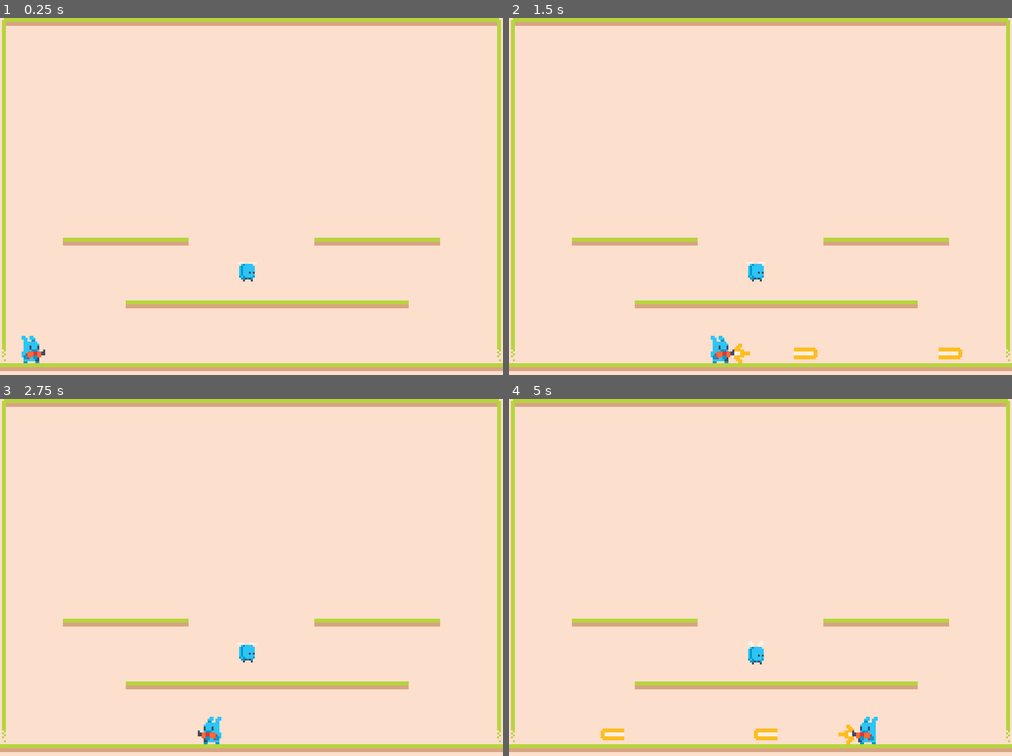
Above: before the commit, frames 1-4 (two rows, left to right).
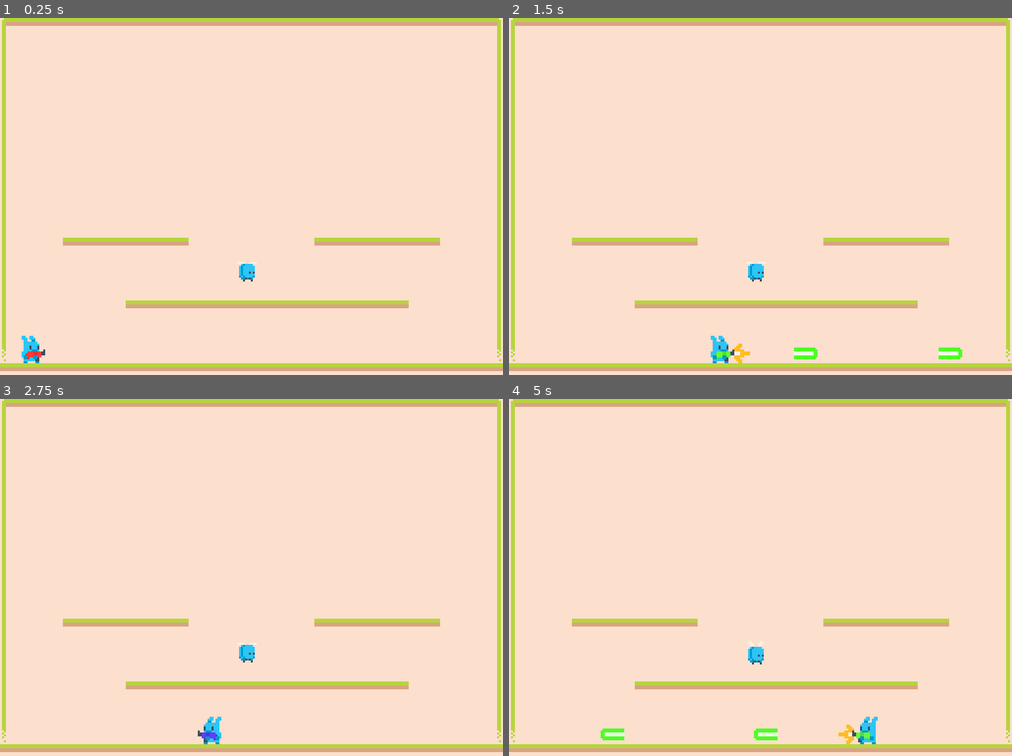
Above: after the commit, the same moments.

Repository: twe4ked/rotato
Game: Godot game, scene res://World.tscn
Two runs of this game, one before a commit and one after it. Both use one fixed random seed, a clock stepped at 60 frames per second and the inputs below.
Inputs:
- Up to frame 1 (0.25 s): no input
- Up to frame 2 (1.5 s): tap Enter (ui_accept) at 0.5, 0.77, 0.8, 1.07, 1.35 s; hold Right (ui_right) from 0.53 s (still down); tap R (ui_rotate, bound only after the commit) at 0.6 s
- Up to frame 3 (2.75 s): tap Enter (ui_accept) at 1.52, 1.82, 2.3 s; tap R (ui_rotate, bound only after the commit) at 1.55, 2.1 s; release Right (ui_right) at 2.03 s; hold Left (ui_left) from 2.03 s (still down)
- Up to frame 4 (5 s): release Left (ui_left) at 2.78 s; hold Right (ui_right) 2.78-4.28 s; tap R (ui_rotate, bound only after the commit) at 2.85, 4.35 s; tap Enter (ui_accept) at 3.02, 3.32, 3.6, 3.77, 4.07, 4.52, 4.82 s; hold Left (ui_left) from 4.28 s (still down)

The runs differ from the first frame. In frame 1, less than 0.1% of the frame differs, in the area x 5-9%, y 93-96%; in frame 2, 0.3%; in frame 3, less than 0.1%; in frame 4, 0.3%, in the area x 18-74%, y 92-96%.

Commit message:
Weapon/projectile colors

Diff:
--- a/Player.gd
+++ b/Player.gd
@@ -15,11 +15,23 @@
 	Right
 }
 
+enum WeaponColor {
+	Red
+	Green
+	Blue
+	Purple
+}
+
+var weapon_color = WeaponColor.Red
+
 onready var sprite = $AnimatedSprite
 onready var muzzleFlashTimer = $MuzzleFlash/Timer
 onready var muzzleFlash = $MuzzleFlash
 
 onready var Projectile = load("res://Projectile.tscn")
+
+func _ready():
+	sprite.play()
 
 func _process(delta):
 	if Input.is_action_just_pressed("ui_accept"):
@@ -34,6 +46,20 @@
 		muzzleFlash.visible = true
 	else:
 		muzzleFlash.visible = false
+
+	rotate_weapon_color()
+
+	var hue = 0.0
+	match weapon_color:
+		WeaponColor.Red:
+			hue = 0.0
+		WeaponColor.Green:
+			hue = 0.3
+		WeaponColor.Blue:
+			hue = 0.6
+		WeaponColor.Purple:
+			hue = 0.7
+	sprite.get_material().set_shader_param("hue", hue)
 
 func _physics_process(delta):
 	move(delta)
@@ -73,6 +99,7 @@
 
 func spawn_projectile():
 	var projectile = Projectile.instance()
+	projectile.weapon_color = weapon_color
 	projectile.position = global_position
 	projectile.position.y -= 5
 	if facing == Facing.Right:
@@ -81,3 +108,17 @@
 		projectile.position.x -= 21
 		projectile.flip = true
 	return projectile
+
+func rotate_weapon_color():
+	if Input.is_action_just_pressed("ui_rotate"):
+		match weapon_color:
+			WeaponColor.Red:
+				weapon_color = WeaponColor.Green
+			WeaponColor.Green:
+				weapon_color = WeaponColor.Blue
+			WeaponColor.Blue:
+				weapon_color = WeaponColor.Purple
+			WeaponColor.Purple:
+				weapon_color = WeaponColor.Red
+
+		print(weapon_color)
--- a/Projectile.gd
+++ b/Projectile.gd
@@ -4,13 +4,35 @@
 
 var flip = false
 var velocity = Vector2.ZERO
+export(int) var weapon_color = WeaponColor.Red
+
+onready var sprite = $Sprite
+
+enum WeaponColor {
+	Red
+	Green
+	Blue
+	Purple
+}
 
 func _ready():
-	$Sprite.flip_h = flip
+	sprite.flip_h = flip
 	if flip:
 		velocity.x = -1
 	else:
 		velocity.x = 1
+
+	var hue = 0.0
+	match weapon_color:
+		WeaponColor.Red:
+			hue = 0.0
+		WeaponColor.Green:
+			hue = 0.3
+		WeaponColor.Blue:
+			hue = 0.6
+		WeaponColor.Purple:
+			hue = 0.7
+	sprite.get_material().set_shader_param("hue", hue)
 
 func _physics_process(delta):
 	move_and_collide(velocity * speed)
@@ -18,6 +40,5 @@
 	if !$VisibilityNotifier2D.is_on_screen():
 		queue_free()
 
-
 func _on_Hitbox_area_entered(area):
 	queue_free()
--- a/Projectile.tscn
+++ b/Projectile.tscn
@@ -1,13 +1,19 @@
-[gd_scene load_steps=6 format=2]
+[gd_scene load_steps=8 format=2]
 
 [ext_resource path="res://tilemap_packed.png" type="Texture" id=1]
 [ext_resource path="res://Projectile.gd" type="Script" id=2]
 [ext_resource path="res://Hitbox.tscn" type="PackedScene" id=3]
+[ext_resource path="res://Weapon.shader" type="Shader" id=4]
 
-[sub_resource type="RectangleShape2D" id=1]
+[sub_resource type="ShaderMaterial" id=1]
+resource_local_to_scene = true
+shader = ExtResource( 4 )
+shader_param/hue = 0.0
+
+[sub_resource type="RectangleShape2D" id=2]
 extents = Vector2( 6, 3 )
 
-[sub_resource type="RectangleShape2D" id=2]
+[sub_resource type="RectangleShape2D" id=3]
 extents = Vector2( 6, 3 )
 
 [node name="Projectile" type="KinematicBody2D"]
@@ -16,6 +22,7 @@
 script = ExtResource( 2 )
 
 [node name="Sprite" type="Sprite" parent="."]
+material = SubResource( 1 )
 position = Vector2( 8, 8 )
 texture = ExtResource( 1 )
 hframes = 10
--- /dev/null
+++ b/Weapon.shader
@@ -0,0 +1,33 @@
+shader_type canvas_item;
+
+uniform float hue = 0.0;
+
+// https://gamedev.stackexchange.com/a/59808
+
+vec3 rgb2hsv(vec3 c) {
+    vec4 K = vec4(0.0, -1.0 / 3.0, 2.0 / 3.0, -1.0);
+    vec4 p = mix(vec4(c.bg, K.wz), vec4(c.gb, K.xy), step(c.b, c.g));
+    vec4 q = mix(vec4(p.xyw, c.r), vec4(c.r, p.yzx), step(p.x, c.r));
+
+    float d = q.x - min(q.w, q.y);
+    float e = 1.0e-10;
+    return vec3(abs(q.z + (q.w - q.y) / (6.0 * d + e)), d / (q.x + e), q.x);
+}
+
+vec3 hsv2rgb(vec3 c) {
+    vec4 K = vec4(1.0, 2.0 / 3.0, 1.0 / 3.0, 3.0);
+    vec3 p = abs(fract(c.xxx + K.xyz) * 6.0 - K.www);
+    return c.z * mix(K.xxx, clamp(p - K.xxx, 0.0, 1.0), c.y);
+}
+
+void fragment() {
+	vec4 previous_color = texture(TEXTURE, UV);
+
+	if (previous_color.r > 0.4) {
+		vec3 hsv = rgb2hsv(previous_color.rgb);
+		hsv.x = hue;
+		previous_color.rgb = hsv2rgb(hsv);
+	}
+
+	COLOR = previous_color;
+}
--- a/World.tscn
+++ b/World.tscn
@@ -1,8 +1,9 @@
-[gd_scene load_steps=18 format=2]
+[gd_scene load_steps=20 format=2]
 
 [ext_resource path="res://tilemap_packed.png" type="Texture" id=1]
 [ext_resource path="res://Player.gd" type="Script" id=2]
 [ext_resource path="res://Enemy.tscn" type="PackedScene" id=3]
+[ext_resource path="res://Weapon.shader" type="Shader" id=4]
 
 [sub_resource type="ConvexPolygonShape2D" id=14]
 points = PoolVector2Array( 0, 0, 0, 0, 16, 0, 16, 4, 4, 4, 4, 16, 0, 16 )
@@ -236,6 +237,10 @@
 } ]
 9/z_index = 0
 
+[sub_resource type="ShaderMaterial" id=18]
+shader = ExtResource( 4 )
+shader_param/hue = 0.6
+
 [sub_resource type="AtlasTexture" id=1]
 atlas = ExtResource( 1 )
 region = Rect2( 0, 64, 16, 16 )
@@ -276,14 +281,16 @@
 jump_force = 200
 
 [node name="AnimatedSprite" type="AnimatedSprite" parent="Player"]
+material = SubResource( 18 )
 frames = SubResource( 4 )
-playing = true
 
 [node name="CollisionShape2D" type="CollisionShape2D" parent="Player"]
+visible = false
 position = Vector2( -0.162415, 2.67984 )
 shape = SubResource( 5 )
 
 [node name="MuzzleFlash" type="Sprite" parent="Player"]
+visible = false
 position = Vector2( 14, 3 )
 z_as_relative = false
 texture = ExtResource( 1 )
--- a/project.godot
+++ b/project.godot
@@ -46,6 +46,14 @@
 "svg/scale": 1.0
 }
 
+[input]
+
+ui_rotate={
+"deadzone": 0.5,
+"events": [ Object(InputEventKey,"resource_local_to_scene":false,"resource_name":"","device":0,"alt":false,"shift":false,"control":false,"meta":false,"command":false,"pressed":false,"scancode":82,"unicode":0,"echo":false,"script":null)
+ ]
+}
+
 [layer_names]
 
 2d_physics/layer_1="World"
Not shown: 2 places in Projectile.tscn that only renumber resources
Not shown, changed: .gitignore
